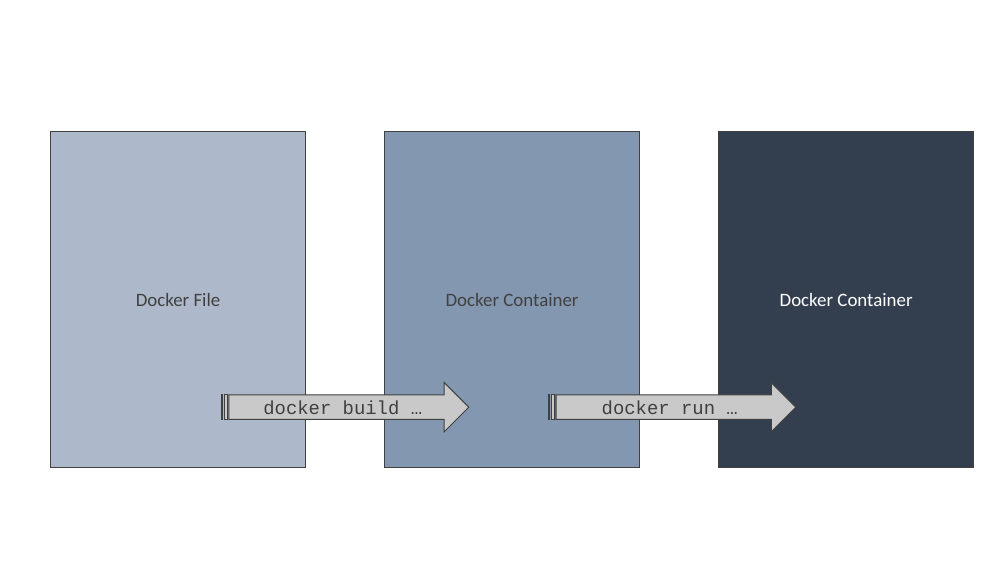
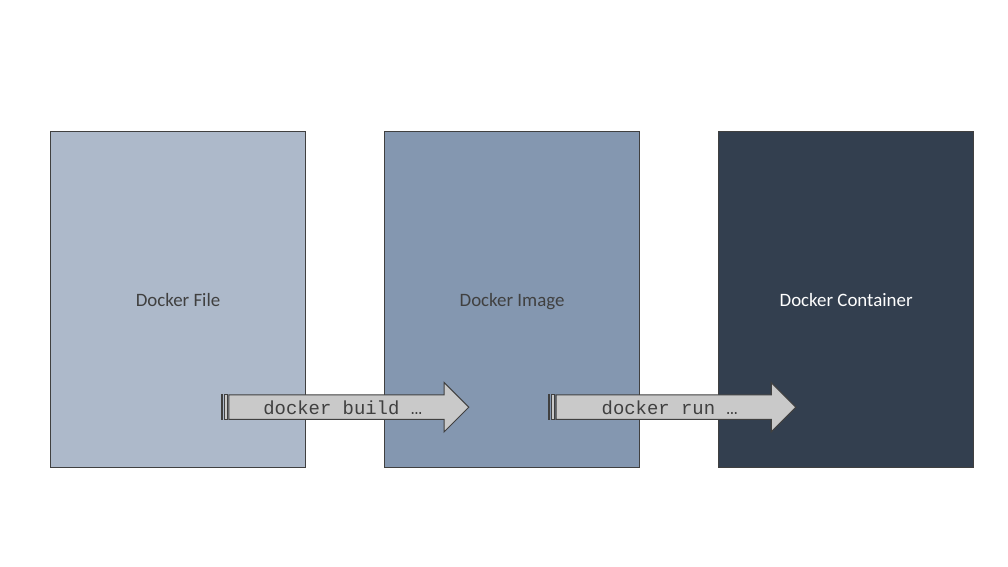
Before and after one commit to albertattard/presentation-layered-jar, a slide deck: slide 2 of assets/images/Images.pptx. Drawn at 1008x567 pixels with LibreOffice and Linux fonts; fonts in the diff are those of the drawing. Boxes give left, top, right and bottom in pixels: in the first picture for what was removed or moved away, otherwise in the second. Text is boxed around its words. In the diff, an @@ line names an element or a change of style, - is before the commit and + after.

```diff
--- a/assets/images/Images.pptx
+++ b/assets/images/Images.pptx
@@ text in rectangle at box(460, 293, 564, 309): text changed @@
-Docker Container
+Docker Image
```
Also in this commit, not shown: 1 other slide changed, 3 other files.
